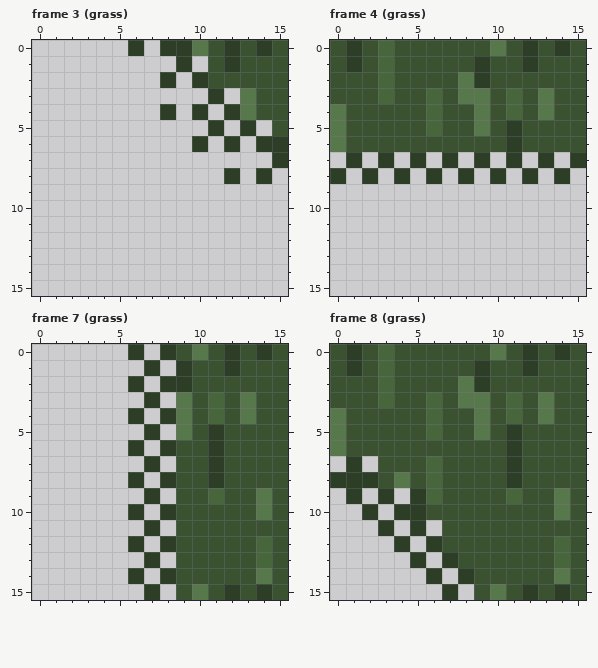
Pixel-art file: assets/tiles/terrain.aseprite. The picture above is the old version.
16x16 pixels, 80 frames. Colours within 5 levels of each other are drawn and written as one. Shown: frame 3 (grass), frame 4 (grass), frame 7 (grass), frame 8 (grass). The commit also changed other frames, which this record leaves out.
The same view after the edit:
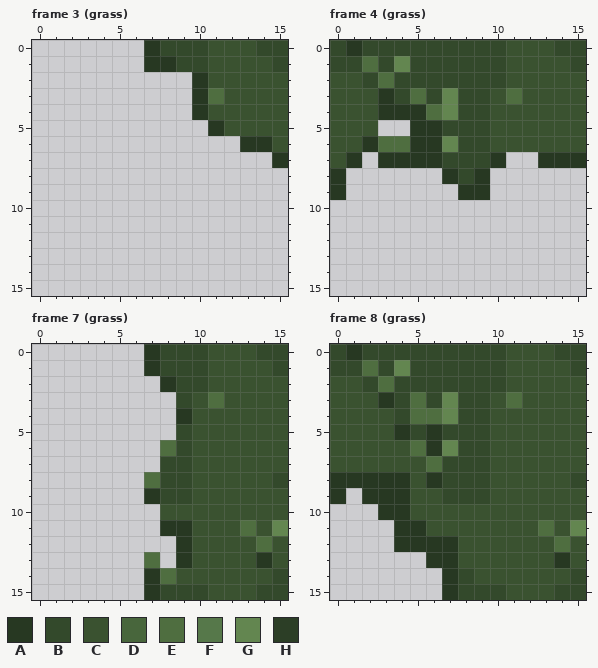
Palette (. is transparent): A #273822  B #33492b  C #3a5230  D #48663c  E #4f6e40  F #56784a  G #638650  H #2c3e26
Change:
Changed rows in their new state; - is an unchanged pixel.
Frame 3 (grass):
first column x 6:
 0 .ABBB-C-BB
 1 -AABB-C--B
 2 --.-A-----
 3 ----AECC--
 4 --.-ACCC--
 5 -----ACCC-
 6 ----.-.AAC
 7 ---------A
 8 ------.-.-
Frame 4 (grass):
first column x 0:
 0 BABBBBBBBBB-C-BB
 1 BBEBGBBBBBB-C--B
 2 --BEBBBBBBB-----
 3 ---ABEBGBB-E-C--
 4 C--AAAEGBB-C-C--
 5 C--..AABBB-C----
 6 C-AEEAAGBB-C----
 7 CA-AAAABBBA.-AAA
 8 A-.-.-.ABA.-.-.-
 9 A-------AA------
Frame 7 (grass):
first column x 6:
 0 .ABBB-C-BB
 1 -ABBB-C--B
 2 .-ABB-----
 3 -.-B-E-C--
 4 .-.A-C-C--
 5 -.-B-C----
 6 .-EB-C----
 7 -.BB-C----
 8 .EBB-C---B
 9 -ABB-C--C-
10 .-C-----C-
11 -.AA---E-G
12 .-.A----E-
13 -E-A----A-
14 .AE-----CB
15 -ABBB-C-BB
Frame 8 (grass):
first column x 0:
 0 BABBBBBBBBB-C-BB
 1 BBEBGBBBBBB-C--B
 2 --BEBBBBBBB-----
 3 ---ABEBGBB-E-C--
 4 C---BEEGBB-C-C--
 5 C---ABABBB-C----
 6 C----EAGBB-C----
 7 CCC---EBBB-C----
 8 AAAAA-ABBB-C---B
 9 A.AAACCBBB-C--C-
10 --.AAC--------C-
11 ---.AAC------E-G
12 ----AAAA------E-
13 -----.AA------A-
14 ------.AB-----CB
15 -------ABBB-C-BB
